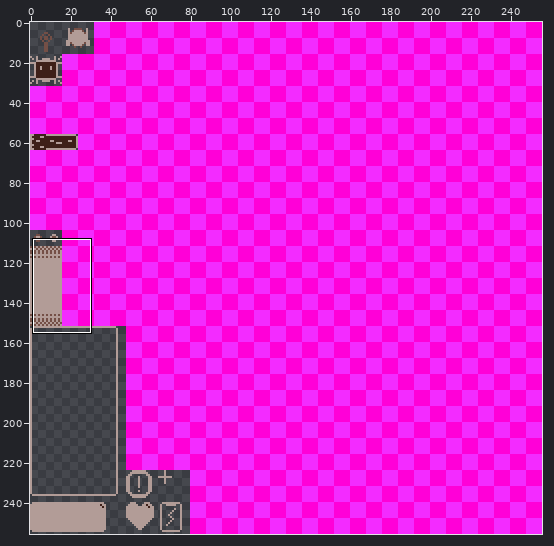
A sprite sheet gets an edit: resources/atlas.png. Above: a wide view before the commit, with the close-up outlined.
Close-up. First the earlier version:
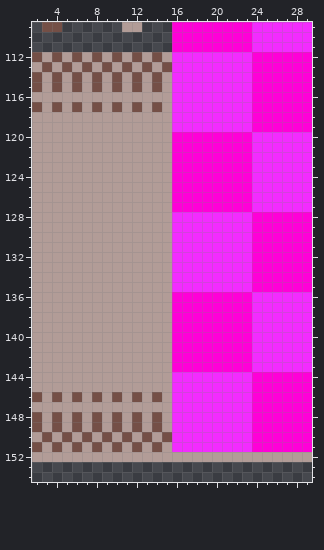
The file is 256x256 pixels. Shown: x 2..29, y 109..154.
After:
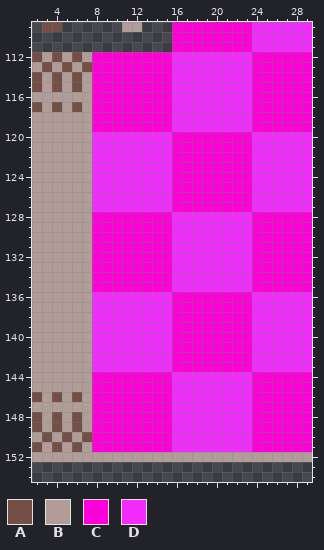
Palette (. is transparent): A #744f46  B #b29c97  C #ff00d8  D #f32bff
The author wrote: 🛠️ update laser texture
Diff:
The edit turns colour A into colour C in row 112 at x 8, 10, 12 and 14; in row 113 at x 9, 11, 13 and 15; in rows 114 to 115 at x 8, 10, 12 and 14; in row 117 at x 8, 10, 12 and 14; in row 146 at x 8, 10, 12 and 14; in rows 148 to 149 at x 8, 10, 12 and 14.
The edit turns colour A into colour C in row 150 at x 9, 11, 13 and 15; in row 151 at x 8, 10, 12 and 14.
The edit turns colour B into colour C in row 112 at x 9, 11, 13 and 15; in row 113 at x 8, 10, 12 and 14; in rows 114 to 115 at x 9, 11, 13 and 15; in row 116 at x 8 to 15; in row 117 at x 9, 11, 13 and 15; in rows 118 to 119 at x 8 to 15.
The edit turns colour B into colour C in rows 128 to 135 at x 8 to 15; in rows 144 to 145 at x 8 to 15; in row 146 at x 9, 11, 13 and 15; in row 147 at x 8 to 15; in rows 148 to 149 at x 9, 11, 13 and 15; in row 150 at x 8, 10, 12 and 14.
The edit turns colour B into colour C in row 151 at x 9, 11, 13 and 15.
The edit turns colour B into colour D in rows 120 to 127 at x 8 to 15; in rows 136 to 143 at x 8 to 15.
Pixel boxes of the changes (left, top, right, bottom) in both close-ups:
changed: (92, 52, 172, 452)
